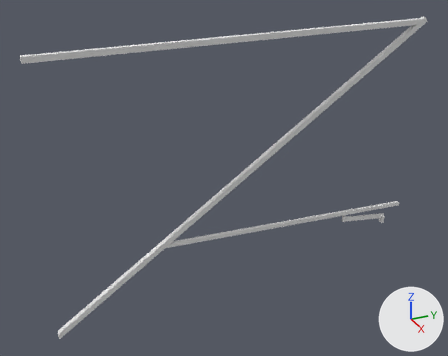
Two versions of the OBJ model common/src/main/resources/assets/pantographsandwires/models/block/cantilever/single/5/cantilever_inner_12px.obj, one commit apart.
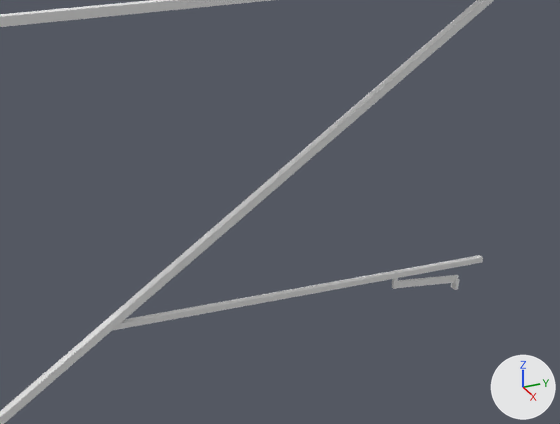
Old and new are each drawn whole from a 50 mm camera at (6.4, -1.74, 2.03) aimed at (0.41, 0.96, -0.96) and again close up on the part from 21% to 100% of the width and 11% to 86% of the height. Every picture has the same lights, and +X, +Y and +Z are marked at lower right. The last two pictures show the newer version. Where no turn or scale is listed for an object, it has been applied to the vertices.

Names of what the first close-up shows: '642fd138-f1f2-42bd-ae06-5679bc8cb8a1', '88afa6c4-73d3-4195-8bd9-d5e83152644b', 'a0e6365a-67b7-4787-a815-a398e858a432', 'b148b4cb-adef-4580-b7ce-ba0f9cea398a', 'd76a5b89-5cee-44cc-b165-e44b699141a2', 'f70fa461-b381-4baa-ae8b-8cd0ee07e28b'.
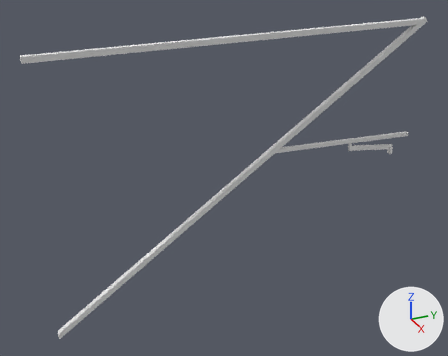
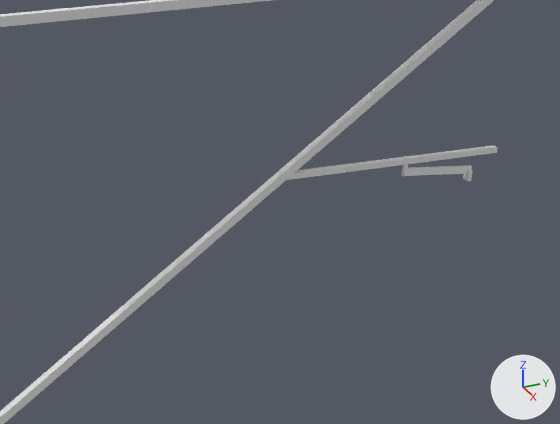
Boxes [x1, y1, x2, y2] around the edits, measured in the close-ups (560 x 424 px):
'a0e6365a-67b7-4787-a815-a398e858a432', deleted
    before: [112, 255, 483, 331]
'7e3d1f9b-5d41-4440-a4da-8407db513cb3', added
    after: [287, 145, 498, 180]
'87414d30-45f3-4151-8680-9e01f1f78220', added
    after: [407, 165, 472, 176]
'b148b4cb-adef-4580-b7ce-ba0f9cea398a', deleted
    before: [397, 275, 459, 288]
'd47d88ea-6503-4fd8-bc61-3cc0d586cd36', added
    after: [402, 156, 409, 176]
'66a38fac-96cd-45fb-9cee-ae8e3af083a5', added
    after: [463, 169, 472, 181]
'642fd138-f1f2-42bd-ae06-5679bc8cb8a1', deleted
    before: [392, 270, 398, 289]
'88afa6c4-73d3-4195-8bd9-d5e83152644b', deleted
    before: [451, 279, 459, 290]

The change, as a list of edits to the scene's bpy script:
```text
Add me_87414d30_45f3_4151_8680_9e01f1f78220:
    me_87414d30_45f3_4151_8680_9e01f1f78220.from_pydata([(0.509, 2.623, -0.796), (0.509, 3.273, -0.881), (0.509, 2.614, -0.858), (0.509, 3.265, -0.943), (0.491, 3.273, -0.881), (0.491, 2.623, -0.796), (0.491, 3.265, -0.943), (0.491, 2.614, -0.858)], [], [(3, 6, 4, 1), (2, 3, 1, 0), (7, 2, 0, 5), (6, 7, 5, 4), (5, 0, 1, 4), (6, 3, 2, 7)])
    me_87414d30_45f3_4151_8680_9e01f1f78220.materials.append(mat_m_53ac917a_6908_652e_015c_c53640b020ed)  # white #e7e7e7
Add me_7e3d1f9b_5d41_4440_a4da_8407db513cb3:
    me_7e3d1f9b_5d41_4440_a4da_8407db513cb3.from_pydata([(0.52, 1.61, -0.67), (0.52, 3.5, -0.75), (0.52, 1.54, -0.71), (0.52, 3.5, -0.79), (0.48, 3.5, -0.75), (0.48, 1.61, -0.67), (0.48, 3.5, -0.79), (0.48, 1.54, -0.71)], [], [(3, 6, 4, 1), (2, 3, 1, 0), (7, 2, 0, 5), (6, 7, 5, 4), (5, 0, 1, 4), (6, 3, 2, 7)])
    me_7e3d1f9b_5d41_4440_a4da_8407db513cb3.materials.append(mat_m_53ac917a_6908_652e_015c_c53640b020ed)  # white #e7e7e7
Remove ob_642fd138_f1f2_42bd_ae06_5679bc8cb8a1:
    ob_642fd138_f1f2_42bd_ae06_5679bc8cb8a1 = bpy.data.objects.new('642fd138-f1f2-42bd-ae06-5679bc8cb8a1', me_642fd138_f1f2_42bd_ae06_5679bc8cb8a1)
Remove ob_88afa6c4_73d3_4195_8bd9_d5e83152644b:
    ob_88afa6c4_73d3_4195_8bd9_d5e83152644b = bpy.data.objects.new('88afa6c4-73d3-4195-8bd9-d5e83152644b', me_88afa6c4_73d3_4195_8bd9_d5e83152644b)
Remove ob_a0e6365a_67b7_4787_a815_a398e858a432:
    ob_a0e6365a_67b7_4787_a815_a398e858a432 = bpy.data.objects.new('a0e6365a-67b7-4787-a815-a398e858a432', me_a0e6365a_67b7_4787_a815_a398e858a432)
Remove ob_b148b4cb_adef_4580_b7ce_ba0f9cea398a:
    ob_b148b4cb_adef_4580_b7ce_ba0f9cea398a = bpy.data.objects.new('b148b4cb-adef-4580-b7ce-ba0f9cea398a', me_b148b4cb_adef_4580_b7ce_ba0f9cea398a)
Add ob_d47d88ea_6503_4fd8_bc61_3cc0d586cd36:
    ob_d47d88ea_6503_4fd8_bc61_3cc0d586cd36 = bpy.data.objects.new('d47d88ea-6503-4fd8-bc61-3cc0d586cd36', me_d47d88ea_6503_4fd8_bc61_3cc0d586cd36)  # a box spanning x 0.484..0.516, y 2.609..2.641, z -0.859..-0.703; in mat_m_53ac917a_6908_652e_015c_c53640b020ed (white #e7e7e7)
    ob_d47d88ea_6503_4fd8_bc61_3cc0d586cd36.location = (0.0, 0.0, 0.0)
Add ob_87414d30_45f3_4151_8680_9e01f1f78220:
    ob_87414d30_45f3_4151_8680_9e01f1f78220 = bpy.data.objects.new('87414d30-45f3-4151-8680-9e01f1f78220', me_87414d30_45f3_4151_8680_9e01f1f78220)
    ob_87414d30_45f3_4151_8680_9e01f1f78220.location = (0.0, 0.0, 0.0)
Add ob_7e3d1f9b_5d41_4440_a4da_8407db513cb3:
    ob_7e3d1f9b_5d41_4440_a4da_8407db513cb3 = bpy.data.objects.new('7e3d1f9b-5d41-4440-a4da-8407db513cb3', me_7e3d1f9b_5d41_4440_a4da_8407db513cb3)
    ob_7e3d1f9b_5d41_4440_a4da_8407db513cb3.location = (0.0, 0.0, 0.0)
Add ob_66a38fac_96cd_45fb_9cee_ae8e3af083a5:
    ob_66a38fac_96cd_45fb_9cee_ae8e3af083a5 = bpy.data.objects.new('66a38fac-96cd-45fb-9cee-ae8e3af083a5', me_66a38fac_96cd_45fb_9cee_ae8e3af083a5)  # a box spanning x 0.4688..0.5312, y 3.2344..3.2656, z -1.0..-0.9063; in mat_m_d01e7a2a_8f73_2e81_4c23_374b2442e0d3 (white #e7e7e7)
    ob_66a38fac_96cd_45fb_9cee_ae8e3af083a5.location = (0.0, 0.0, 0.0)
```
